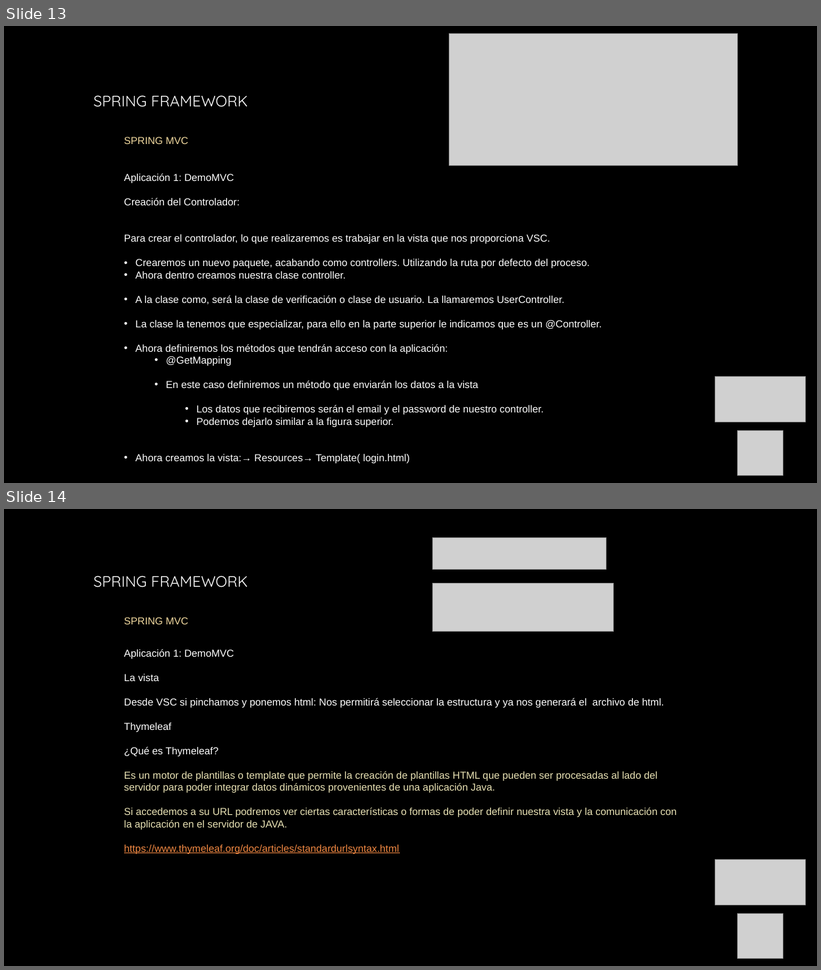
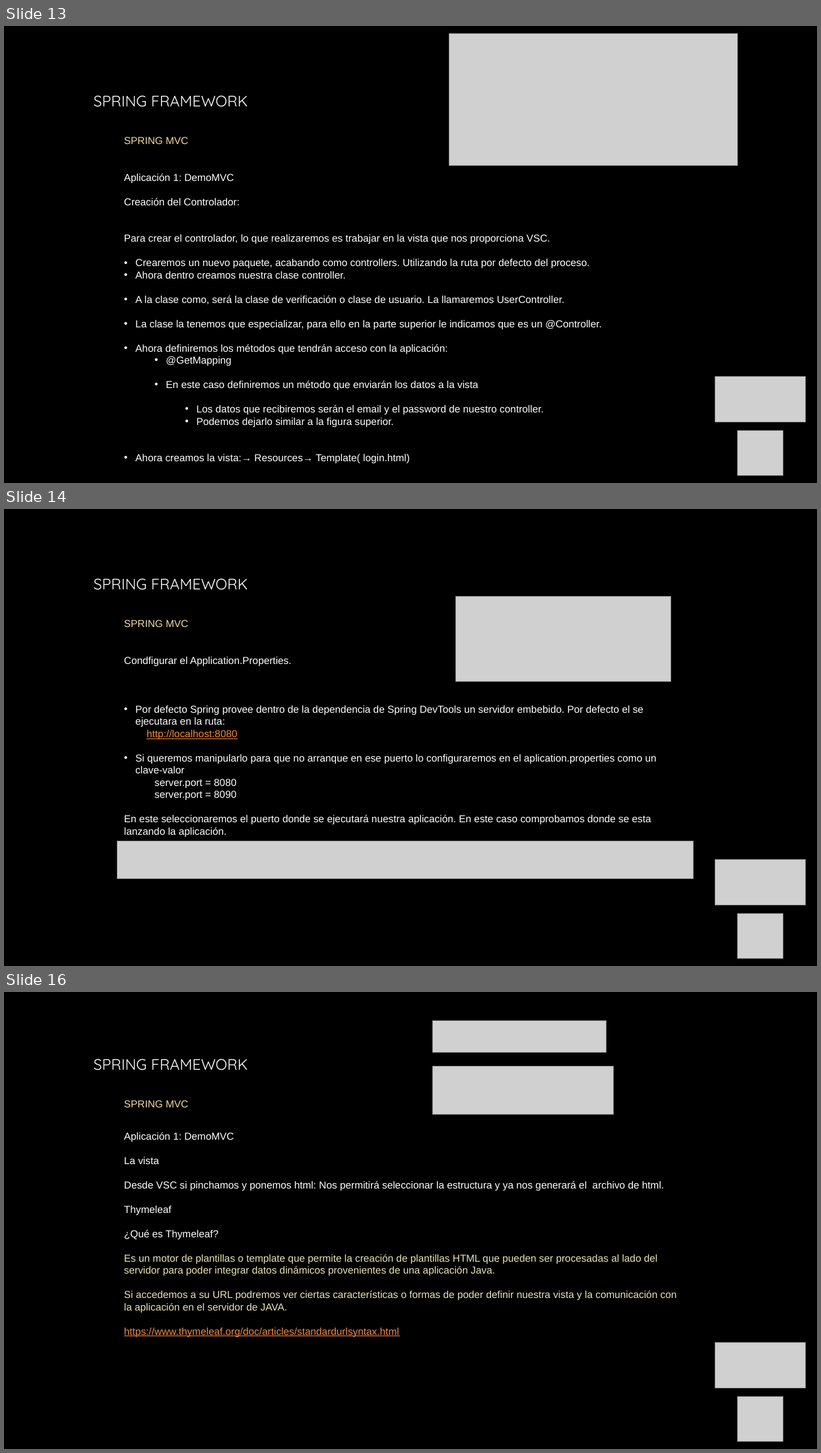
Before and after one commit to AntonioPardoRuiz/cursoSpring, a slide deck: Unidad 4- Spring MVC.pptx. Shown one above the other, each under a label of ours: slides 13 and 14 before the commit, slides 13, 14 and 16 after it; the slides between them are not shown. The pictures are 821x970 and 821x1453 pixels, drawn with LibreOffice and Linux fonts; fonts in the diff are those of the drawing; grey boxes stand for pictures; background and template pictures are left out. Boxes give left, top, right and bottom in pixels: in the first picture for what was removed or moved away, otherwise in the second. Text is boxed around its words. In the diff, an @@ line names an element or a change of style, - is before the commit and + after.

```diff
--- a/Unidad 4- Spring MVC.pptx
+++ b/Unidad 4- Spring MVC.pptx
@@ slide 14 added at box(4, 509, 817, 966), background picture (left out) @@
@@ text added at box(94, 578, 248, 627), 18 pt, text #FFFFFF @@
+SPRING FRAMEWORK
+  SPRING MVC
@@ picture added at box(456, 597, 671, 682) @@
@@ text added at box(124, 657, 657, 837), 12 pt, text #FFFFFF @@
+  Condfigurar el Application.Properties.
+  • Por defecto Spring provee dentro de la dependencia de Spring DevTools un servidor embebido. Por defecto el se ejecutara en la ruta:
+  http://localhost:8080
+  • Si queremos manipularlo para que no arranque en ese puerto lo configuraremos en el aplication.properties como un clave-valor
+  server.port = 8080
+  server.port = 8090
+  En este seleccionaremos el puerto donde se ejecutará nuestra aplicación. En este caso comprobamos donde se esta lanzando la aplicación.
@@ picture added at box(117, 842, 693, 879) @@
@@ picture added at box(715, 860, 805, 906) @@
@@ picture added at box(738, 914, 783, 959) @@
@@ what was slide 14 is now slide 16 @@
```
Also in this commit, not shown: 1 other slide added, 17 other files.
